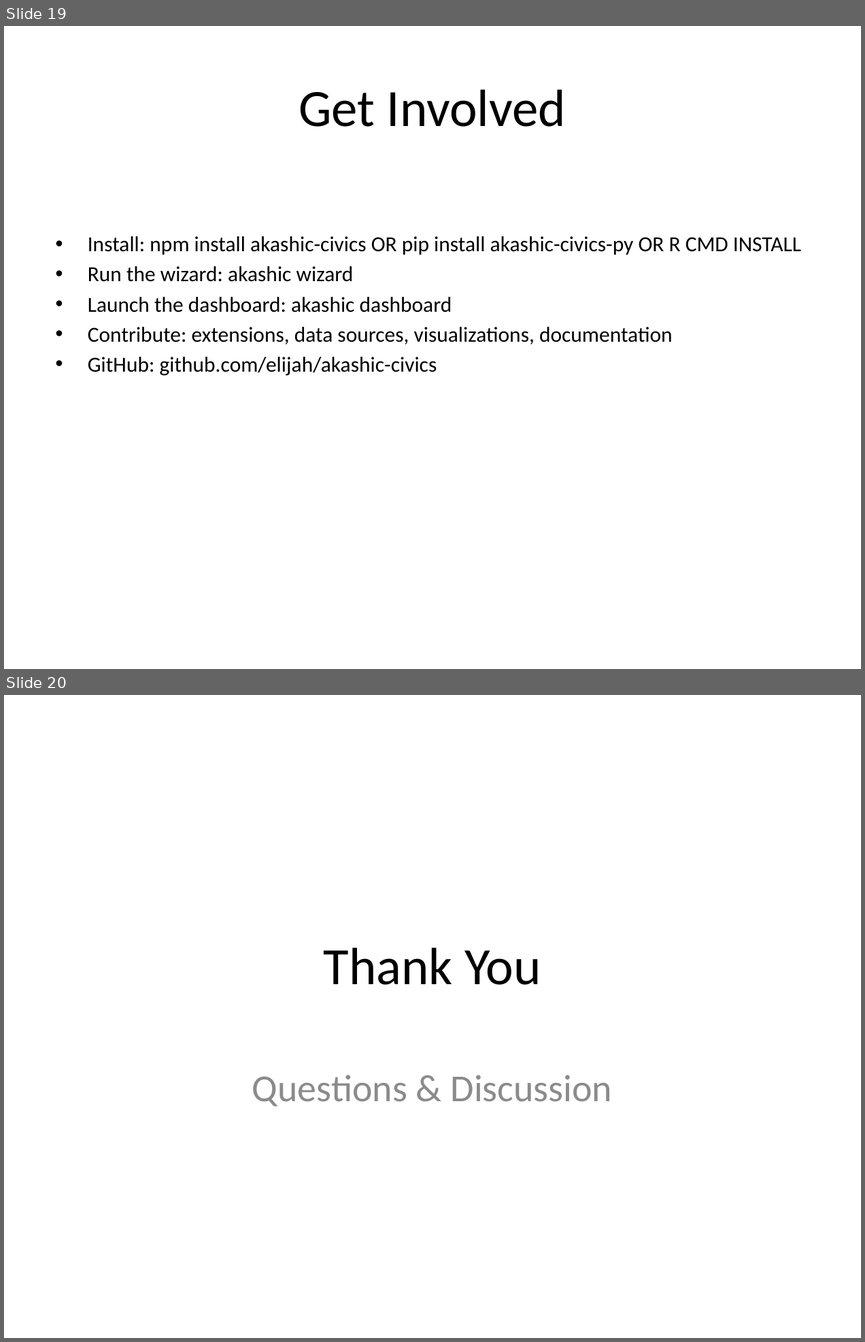
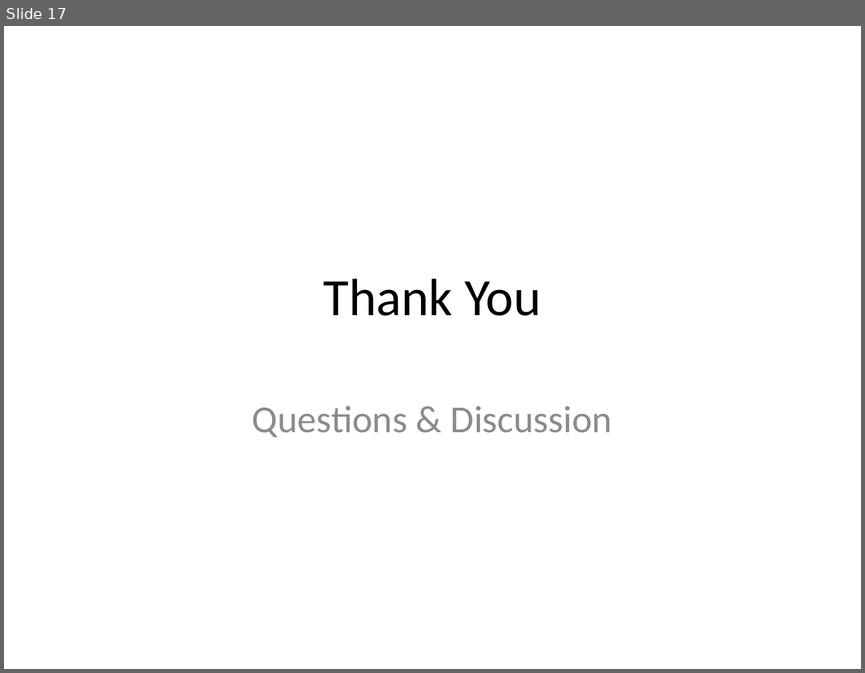
Before and after one commit to elijah/akashic-civics, a slide deck: presentation/akashic_civics_presentation.pptx. Shown one above the other, each under a label of ours: slides 19 and 20 before the commit, slide 17 after it. The pictures are 865x1342 and 865x673 pixels, drawn with LibreOffice and Linux fonts; fonts in the diff are those of the drawing. Boxes give left, top, right and bottom in pixels: in the first picture for what was removed or moved away, otherwise in the second. Text is boxed around its words. In the diff, an @@ line names an element or a change of style, - is before the commit and + after.

Commit message:
Revise presentation: restructure narrative around civic democracy arc (measurement -> accountability -> reform)

```diff
--- a/presentation/akashic_civics_presentation.pptx
+++ b/presentation/akashic_civics_presentation.pptx
@@ slide 19 removed at box(4, 26, 861, 669), background #FFFFFF @@
@@ title removed at box(298, 89, 566, 127) @@
-Get Involved
@@ text removed at box(88, 236, 801, 376) @@
-• Install: npm install akashic-civics OR pip install akashic-civics-py OR R CMD INSTALL
-• Run the wizard: akashic wizard
-• Launch the dashboard: akashic dashboard
-• Contribute: extensions, data sources, visualizations, documentation
-• GitHub: github.com/elijah/akashic-civics
@@ what was slide 20 is now slide 17 @@
```
Also in this commit, not shown: 12 slides changed, 5 slides added, 7 other slides removed, 2 other files.
